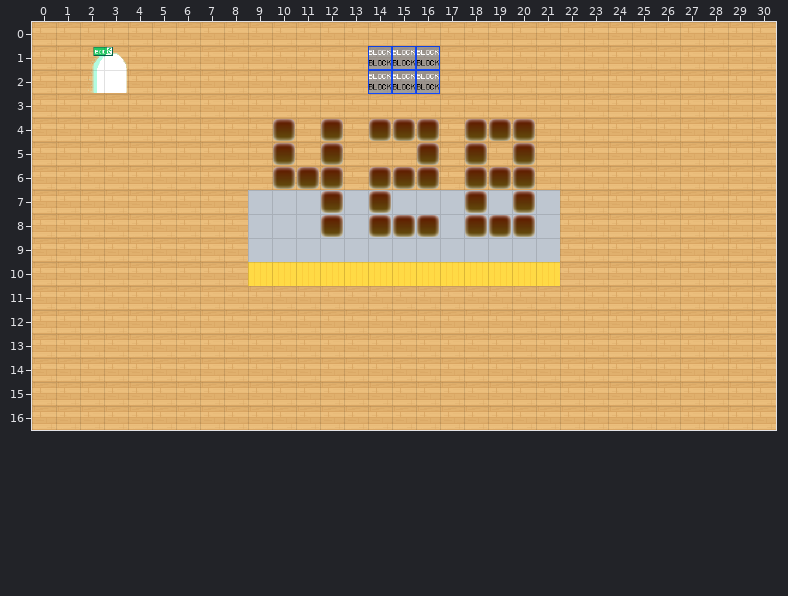
Tiled map (JSON) -- dist/map/428.json. The first picture shows the starting point.
Cells are 32x32 px. Shown: x 0..30, y 0..16.
The result:
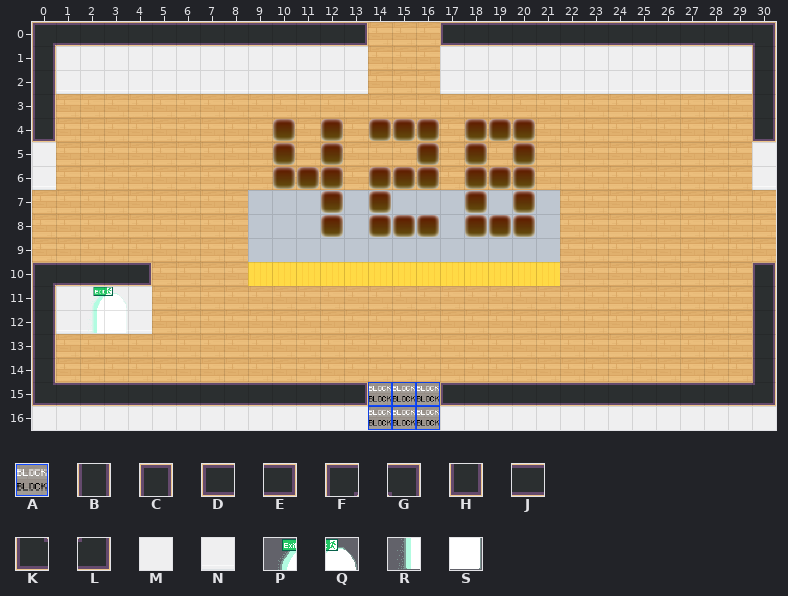
Key: from "Special_Zones": A 0; from "tileset5_export": B 44, C 45, D 46, E 47, F 48, G 49, H 55, J 56, K 58, L 59, M 62, N 72; from "worldExit": P 0, Q 1, R 2, S 3.
_ is an empty cell.
Tiles of an added or newly shown layer are drawn over the layers below it.
See-through tiles are keyed as they look on the map.
Changes in this commit:
Layer "block-north" (now hidden):
y 1..2: x 14..16 AAA -> ___
Layer "block-south" (now shown):
y 15..16: x 14..16 ___ -> AAA
Layer "walls" (now shown):
y 0: x 0..13 ______________ -> FJJJJJJJJJJJJE; x 17..30 ______________ -> DJJJJJJJJJJJJG
y 1: x 0..13 ______________ -> BMMMMMMMMMMMMM; x 17..30 ______________ -> MMMMMMMMMMMMMB
y 2: x 0..13 ______________ -> BNNNNNNNNNNNNN; x 17..30 ______________ -> NNNNNNNNNNNNNB
y 3: x 0 _ -> B; x 30 _ -> B
y 4: x 0 _ -> H; x 30 _ -> H
y 5: x 0 _ -> M; x 30 _ -> M
y 6: x 0 _ -> N; x 30 _ -> N
y 10: x 30 _ -> C
y 11..14: x 0 _ -> B; x 30 _ -> B
y 15: x 0..13 ______________ -> KJJJJJJJJJJJJE; x 17..30 ______________ -> DJJJJJJJJJJJJL
y 16: x 0..13 ______________ -> MMMMMMMMMMMMMM; x 17..30 ______________ -> MMMMMMMMMMMMMM
Layer "walltest" (added):
y 10: x 0..4 _____ -> FJJJE
y 11: x 1..4 ____ -> MMMM
y 12: x 1..4 ____ -> NNNN
Layer "LOBBYx":
y 1: x 2..3 PQ -> __
y 2: x 2..3 RS -> __
y 11: x 2..3 __ -> PQ
y 12: x 2..3 __ -> RS
Pixel boxes of the changes (left, top, right, bottom) in both pictures:
changed: (32, 22, 776, 190)
added: (32, 262, 776, 430)
